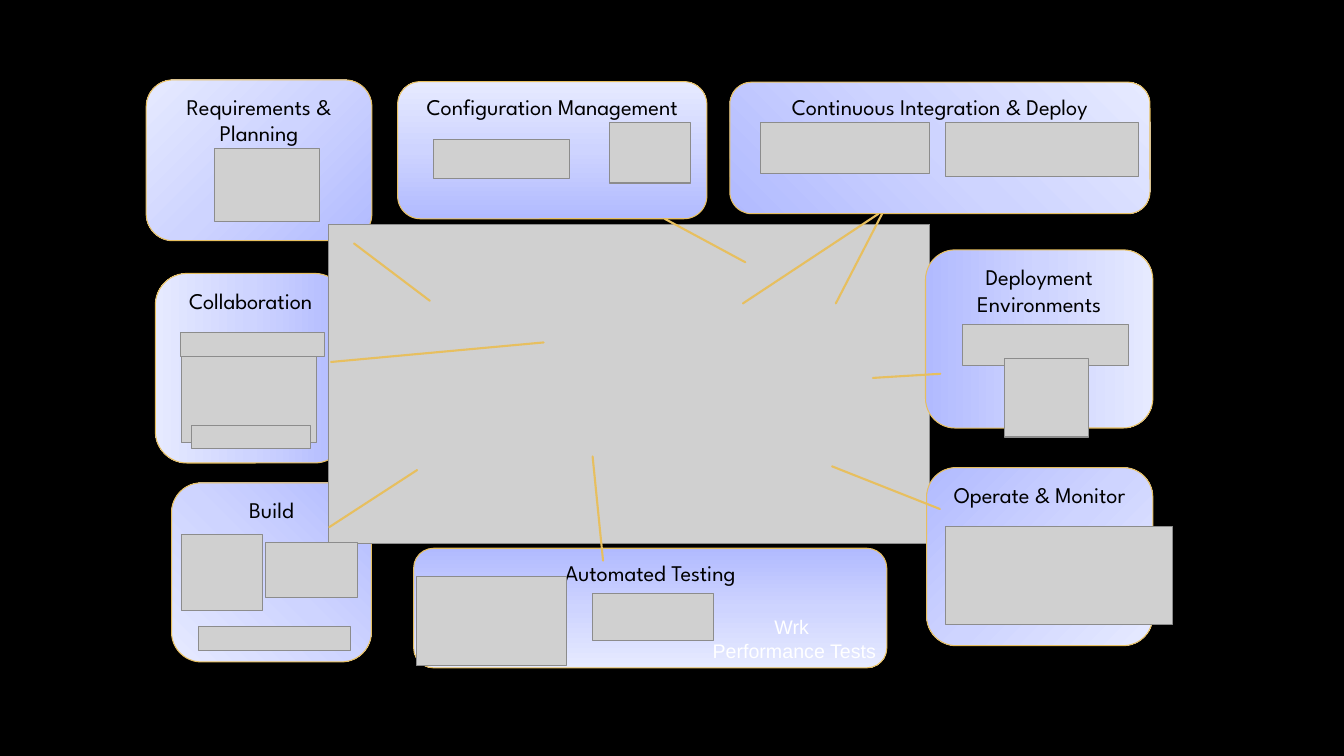
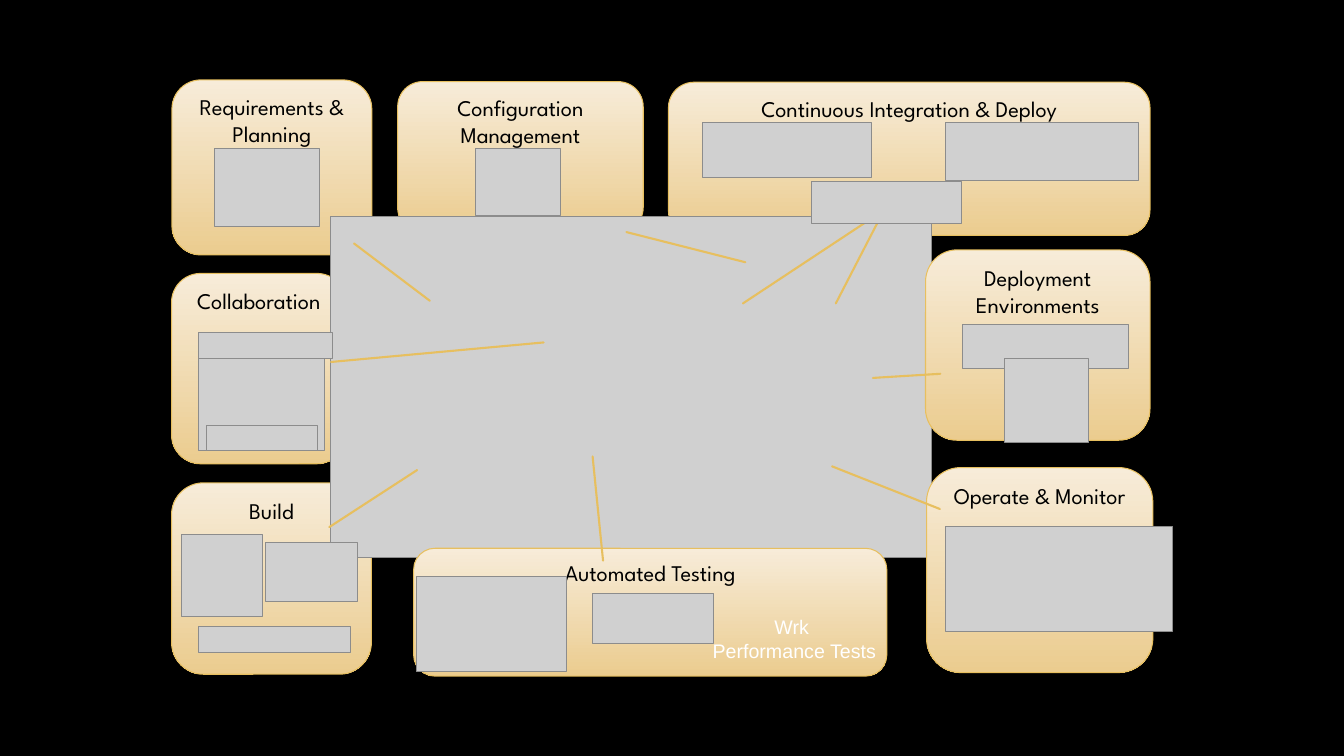
Before and after one commit to rlennon/CrowSoft, a slide deck: slide 9 of Documentation/CrowSoft.pptx (slide 10 before the commit). Drawn at 1344x756 pixels with LibreOffice and Linux fonts; fonts in the diff are those of the drawing; grey boxes stand for pictures; background and template pictures are left out. Boxes give left, top, right and bottom in pixels: in the first picture for what was removed or moved away, otherwise in the second. Text is boxed around its words. In the diff, an @@ line names an element or a change of style, - is before the commit and + after.

```diff
--- a/Documentation/CrowSoft.pptx
+++ b/Documentation/CrowSoft.pptx
@@ rounded rectangle "Requirements & Planning": place and size @@
-rounded rectangle "Requirements & Planning" at <box>146,80,372,241</box>
+rounded rectangle "Requirements & Planning" at <box>172,80,372,255</box>
@@ fill gradient #B2BCFF to #CFD4FF to #E7EAFF to gradient #F8EDDA to #ECCC8F in 8 elements at <box>413,548,886,677</box>, <box>171,483,371,675</box>, <box>171,273,346,464</box>, <box>926,250,1150,441</box>, <box>927,468,1153,673</box>, <box>172,80,372,255</box>, <box>668,83,1150,236</box>, <box>397,82,643,233</box> @@
@@ rounded rectangle "Configuration Management": place and size @@
-rounded rectangle "Configuration Management" at <box>397,82,707,219</box>
+rounded rectangle "Configuration Management" at <box>397,82,643,233</box>
@@ rounded rectangle "Continuous Integration & Deploy": place and size @@
-rounded rectangle "Continuous Integration & Deploy" at <box>730,83,1150,214</box>
+rounded rectangle "Continuous Integration & Deploy" at <box>668,83,1150,236</box>
@@ picture: place and size @@
-picture at <box>215,148,320,222</box>
+picture at <box>215,148,320,227</box>
@@ picture removed at <box>434,140,570,179</box> @@
@@ picture: place and size @@
-picture at <box>610,123,692,184</box>
+picture at <box>475,148,560,216</box>
@@ picture: place and size @@
-picture at <box>761,123,931,174</box>
+picture at <box>702,123,871,177</box>
@@ picture added at <box>812,181,962,224</box> @@
@@ picture: place and size @@
-picture at <box>329,224,931,543</box>
+picture at <box>331,217,933,558</box>
@@ line moved from (745, 262) - (665, 219) to (745, 262) - (626, 232) @@
@@ rounded rectangle "Deployment": place and size @@
-rounded rectangle "Deployment" at <box>926,250,1153,429</box>
+rounded rectangle "Deployment" at <box>926,250,1150,441</box>
@@ rounded rectangle "Collaboration": place and size @@
-rounded rectangle "Collaboration" at <box>155,273,346,463</box>
+rounded rectangle "Collaboration" at <box>171,273,346,464</box>
@@ picture: place and size @@
-picture at <box>180,333,325,356</box>
+picture at <box>198,333,332,358</box>
@@ picture: place and size @@
-picture at <box>181,333,317,443</box>
+picture at <box>198,333,324,451</box>
@@ picture: place and size @@
-picture at <box>1004,358,1089,437</box>
+picture at <box>1004,358,1089,443</box>
@@ picture: place and size @@
-picture at <box>192,425,311,449</box>
+picture at <box>207,425,318,451</box>
@@ rounded rectangle "Operate & Monitor": place and size @@
-rounded rectangle "Operate & Monitor" at <box>927,468,1153,646</box>
+rounded rectangle "Operate & Monitor" at <box>927,468,1153,673</box>
@@ rounded rectangle "Build": place and size @@
-rounded rectangle "Build" at <box>171,483,371,662</box>
+rounded rectangle "Build" at <box>171,483,371,675</box>
@@ picture: place and size @@
-picture at <box>181,534,263,611</box>
+picture at <box>181,534,263,616</box>
@@ picture: place and size @@
-picture at <box>946,526,1173,625</box>
+picture at <box>946,526,1173,631</box>
@@ rounded rectangle "Automated Testing": place and size @@
-rounded rectangle "Automated Testing" at <box>413,548,886,668</box>
+rounded rectangle "Automated Testing" at <box>413,548,886,677</box>
@@ picture: place and size @@
-picture at <box>416,577,567,665</box>
+picture at <box>416,577,567,671</box>
@@ text "Wrk" rewrapped from <box>713,617,825,662</box> to <box>713,620,876,658</box> @@
```
Also in this commit, not shown: 3 other slides changed, 2 slides added, 3 slides removed.
